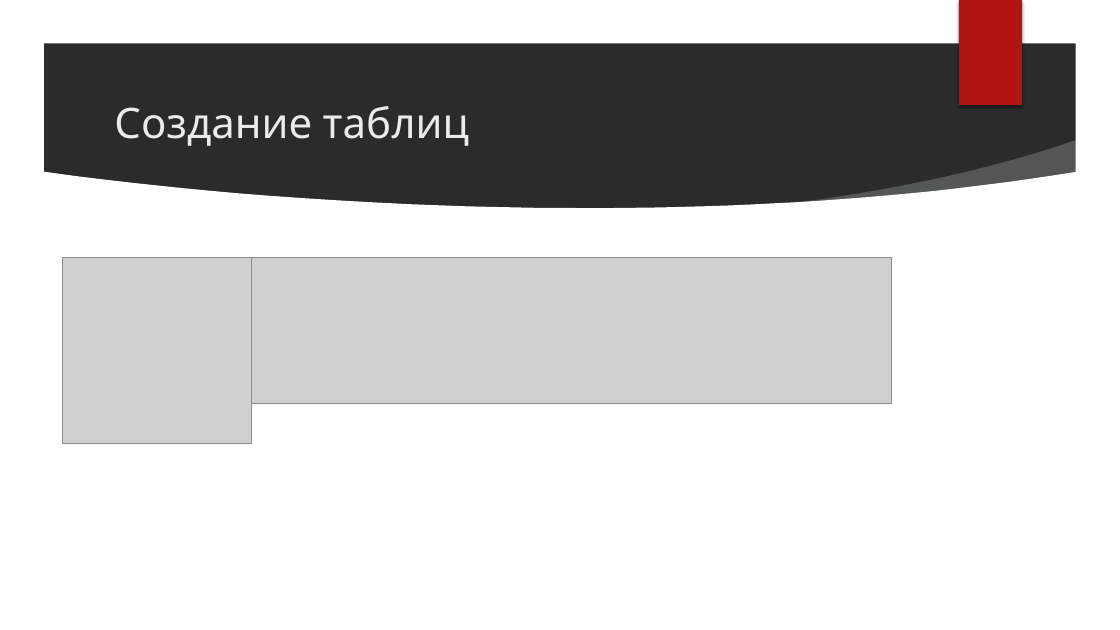
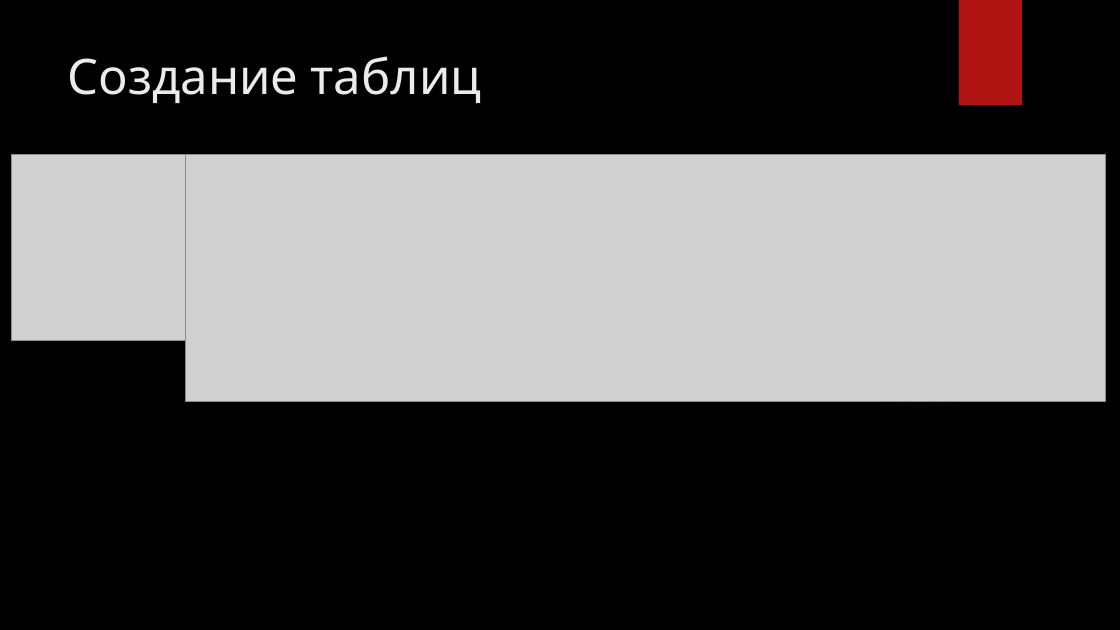
Before and after one commit to nefir2/kur, a slide deck: slide 6 of well, this is mine/presentation/remake to mine presentation/presentation.pptx. Drawn at 1120x630 pixels with LibreOffice and Linux fonts; fonts in the diff are those of the drawing; grey boxes stand for pictures; background and template pictures are left out; a plain dark background stands for a picture behind light text. Boxes give left, top, right and bottom in pixels: in the first picture for what was removed or moved away, otherwise in the second. Text is boxed around its words. In the diff, an @@ line names an element or a change of style, - is before the commit and + after.

```diff
--- a/well, this is mine/presentation/remake to mine presentation/presentation.pptx
+++ b/well, this is mine/presentation/remake to mine presentation/presentation.pptx
@@ group removed at box(0, 0, 1120, 630): 3 freeform shapes, 2 ellipses @@
@@ title "Создание таблиц": place and size @@
-title "Создание таблиц" at box(114, 106, 469, 146)
+title "Создание таблиц" at box(68, 56, 482, 103)
@@ title "Создание таблиц" at box(68, 56, 482, 103): size 36 to 42 pt; vertical alignment middle to top @@
@@ picture added at box(11, 155, 185, 340) @@
@@ picture added at box(186, 155, 1106, 401) @@
@@ ellipse: place and size @@
-ellipse at box(805, 168, 1064, 427)
+ellipse at box(791, 154, 1049, 413)
@@ ellipse at box(791, 154, 1049, 413): fill gradient #5F9C9D to gradient #50B9C1 @@
@@ picture removed at box(62, 257, 251, 444) @@
@@ picture removed at box(251, 257, 891, 403) @@
```
Also in this commit, not shown: 13 other slides changed, 2 other files.
